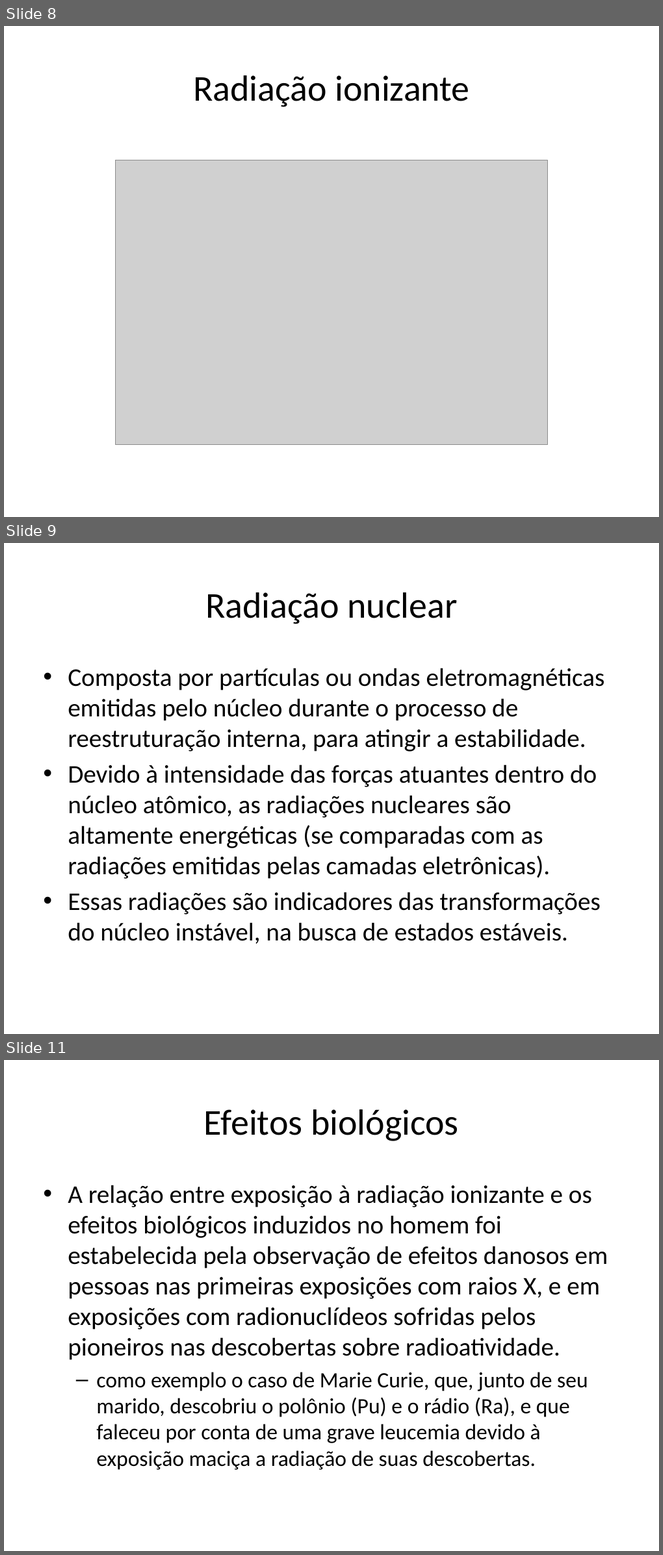
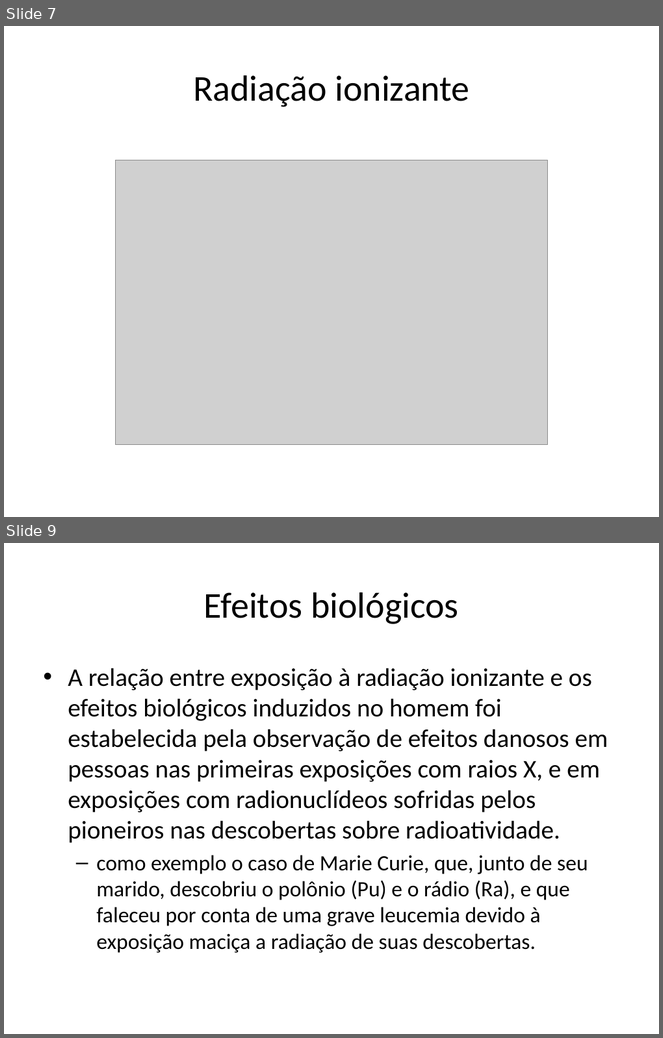
Before and after one commit to dioferreira/tcc, a slide deck: TCC_apresentação.pptx. Shown one above the other, each under a label of ours: slides 8, 9 and 11 before the commit, slides 7 and 9 after it; the slides between them are not shown. The pictures are 663x1555 and 663x1038 pixels, drawn with LibreOffice and Linux fonts; fonts in the diff are those of the drawing; grey boxes stand for pictures. Boxes give left, top, right and bottom in pixels: in the first picture for what was removed or moved away, otherwise in the second. Text is boxed around its words. In the diff, an @@ line names an element or a change of style, - is before the commit and + after.

```diff
--- a/TCC_apresentação.pptx
+++ b/TCC_apresentação.pptx
@@ slide 9 removed at (4, 543, 659, 1034), background #FFFFFF @@
@@ title removed at (206, 592, 457, 624) @@
-Radiação nuclear
@@ text removed at (68, 668, 605, 944) @@
-• Composta por partículas ou ondas eletromagnéticas emitidas pelo núcleo durante o processo de reestruturação interna, para atingir a estabilidade.
-• Devido à intensidade das forças atuantes dentro do núcleo atômico, as radiações nucleares são altamente energéticas (se comparadas com as radiações emitidas pelas camadas eletrônicas).
-• Essas radiações são indicadores das transformações do núcleo instável, na busca de estados estáveis.
@@ what was slide 8 is now slide 7 @@
@@ what was slide 11 is now slide 9 @@
```
Also in this commit, not shown: 11 slides changed, 2 other slides removed.
